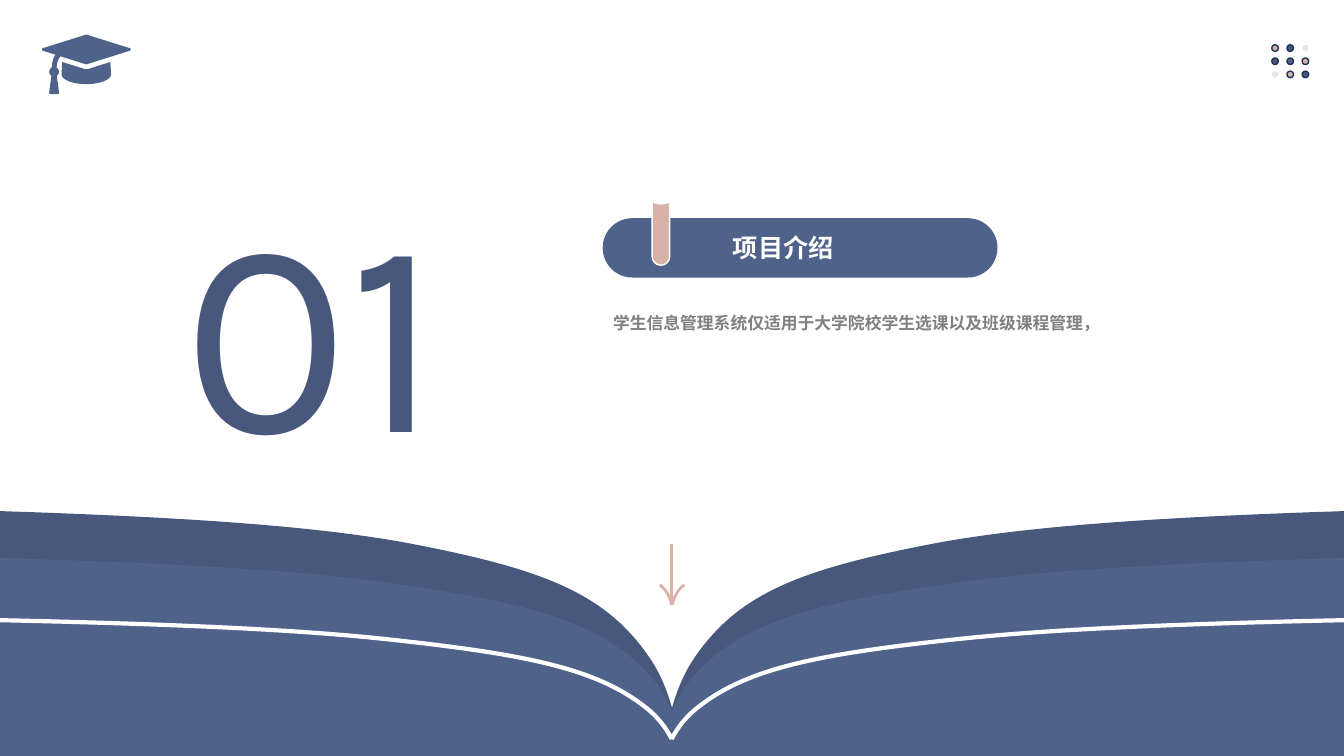
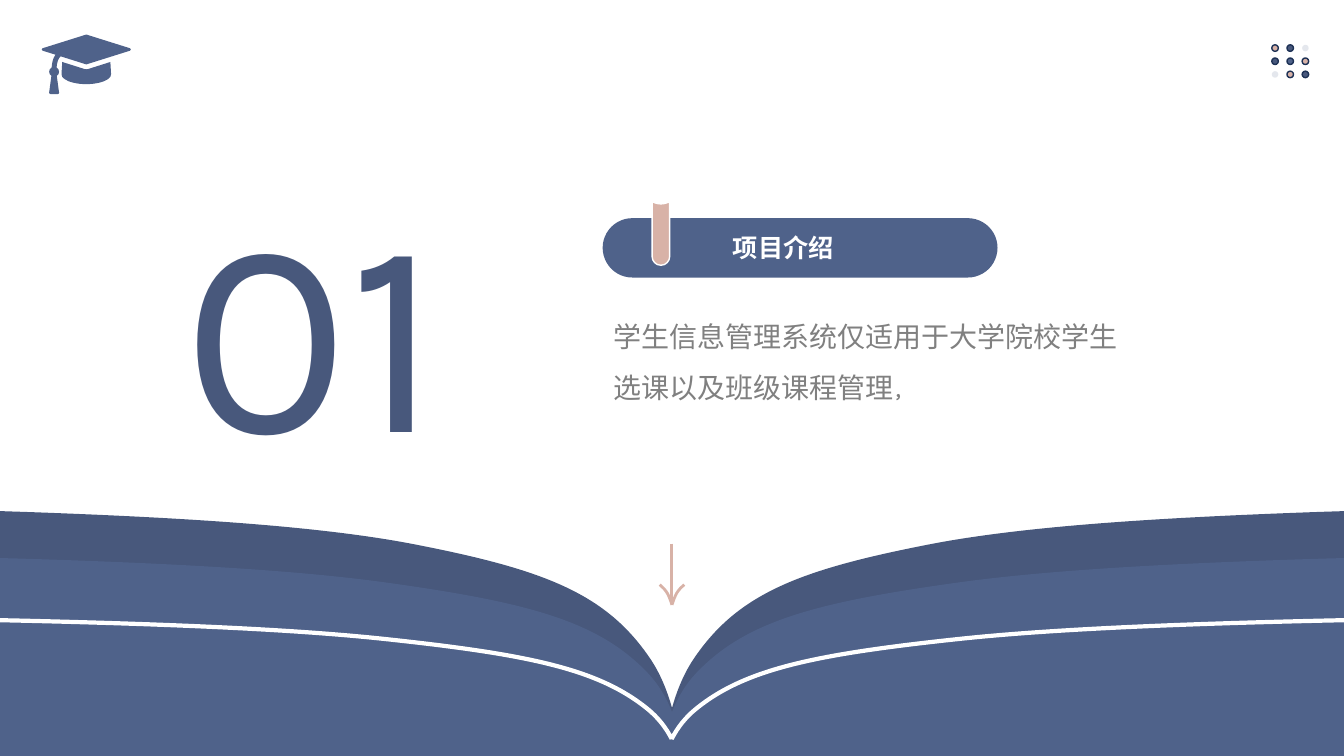
Before and after one commit to LBCrobots/University-Teaching-Management-and-Service-Platform, a slide deck: slide 3 of 文档/学生信息管理系统答辩.pptx. Drawn at 1344x756 pixels with LibreOffice and Linux fonts; fonts in the diff are those of the drawing. Boxes give left, top, right and bottom in pixels: in the first picture for what was removed or moved away, otherwise in the second. Text is boxed around its words. In the diff, an @@ line names an element or a change of style, - is before the commit and + after.

```diff
--- a/文档/学生信息管理系统答辩.pptx
+++ b/文档/学生信息管理系统答辩.pptx
@@ text "学生信息管理系统仅适用于大学院校学生选课以及班级课程管理，" at (613,323,1118,400): size 12 to 20 pt, font Karla to Noto Sans CJK SC, bold off @@
```
Also in this commit, not shown: 2 other slides changed, 1 slide added, 9 other files.
